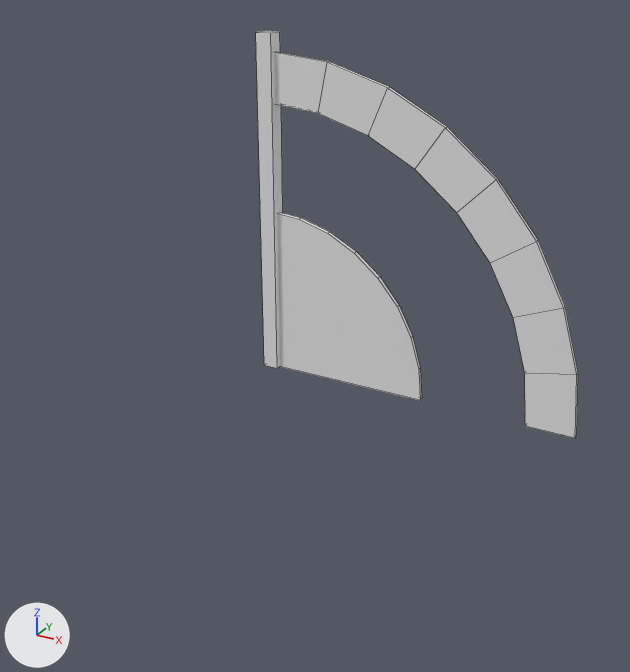
One commit to the FBX model Editor/resources/gizmos/rotate/rotate.fbx: the scene before it, then after it.
Rendered twice from a 50 mm lens placed at (2.64, -4.28, 2.39), pointed at (0.19, 0.19, 0.16). Every picture has the same lights, and +X, +Y and +Z are marked at lower left. Mesh edges are drawn as thin lines.

The scene before the commit, as lines of its bpy script (objects in view):
```python
me_cube = bpy.data.meshes.new('Cube')
me_cube.from_pydata(...)  # a box spanning x -0.05..0.05, y -0.05..0.05, z 0.0..2.0
me_cylinder_001 = bpy.data.meshes.new('Cylinder.001')
me_cylinder_001.from_pydata(...)  # 56 vertices, 46 faces; spans x 0.0..1.9, y -0.01..0.01, z 0.0..1.9
ob_cube = bpy.data.objects.new('Cube', me_cube)
ob_cube.location = (0.0, 0.0, 0.0)
ob_cylinder_001 = bpy.data.objects.new('Cylinder.001', me_cylinder_001)
ob_cylinder_001.location = (0.0, 0.0, 0.0)
```
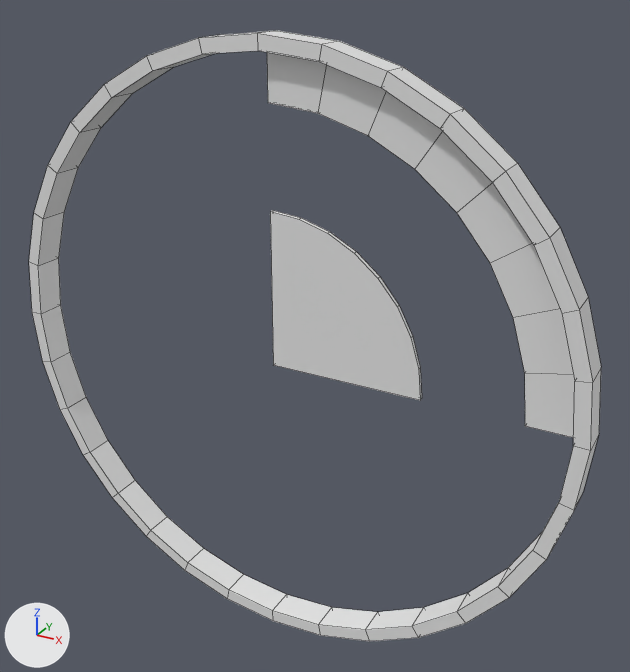
Pixel boxes [x1, y1, x2, y2] of what changed, in the pictures (630 x 672 px):
'Cylinder', added: after [29, 30, 601, 641]
'Cube', deleted: before [256, 31, 283, 368]

What changed in the scene script:
```text
Add me_cylinder:
    me_cylinder.from_pydata(...)  # 128 vertices, 128 faces; spans x -2.0..2.0, y -0.1..0.1, z -2.0..2.0
Remove ob_cube:
    ob_cube = bpy.data.objects.new('Cube', me_cube)
    ob_cube.location = (0.0, 0.0, 0.0)
Add ob_cylinder:
    ob_cylinder = bpy.data.objects.new('Cylinder', me_cylinder)
    ob_cylinder.location = (0.0, 0.0, 0.0)
```
